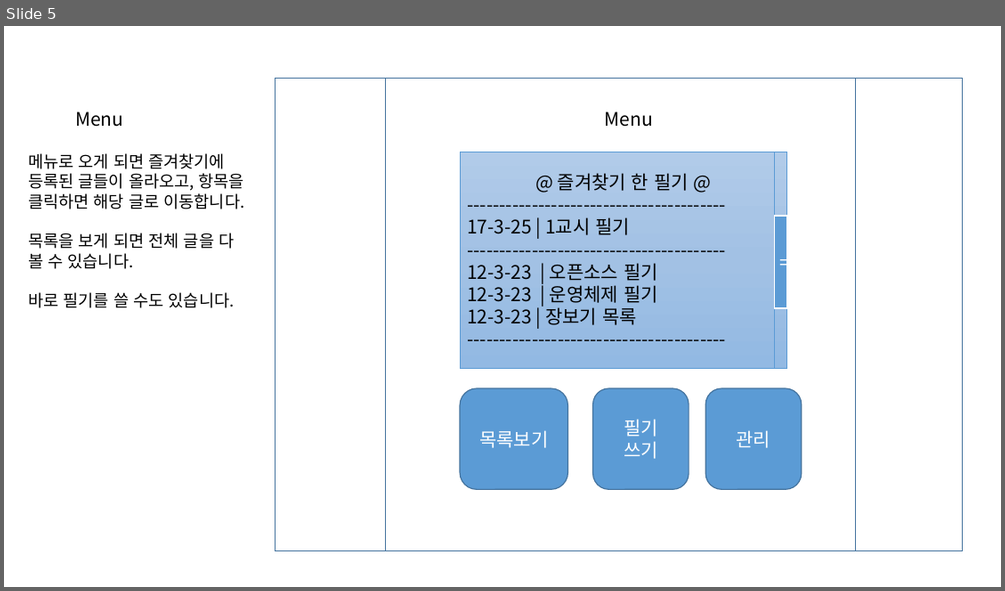
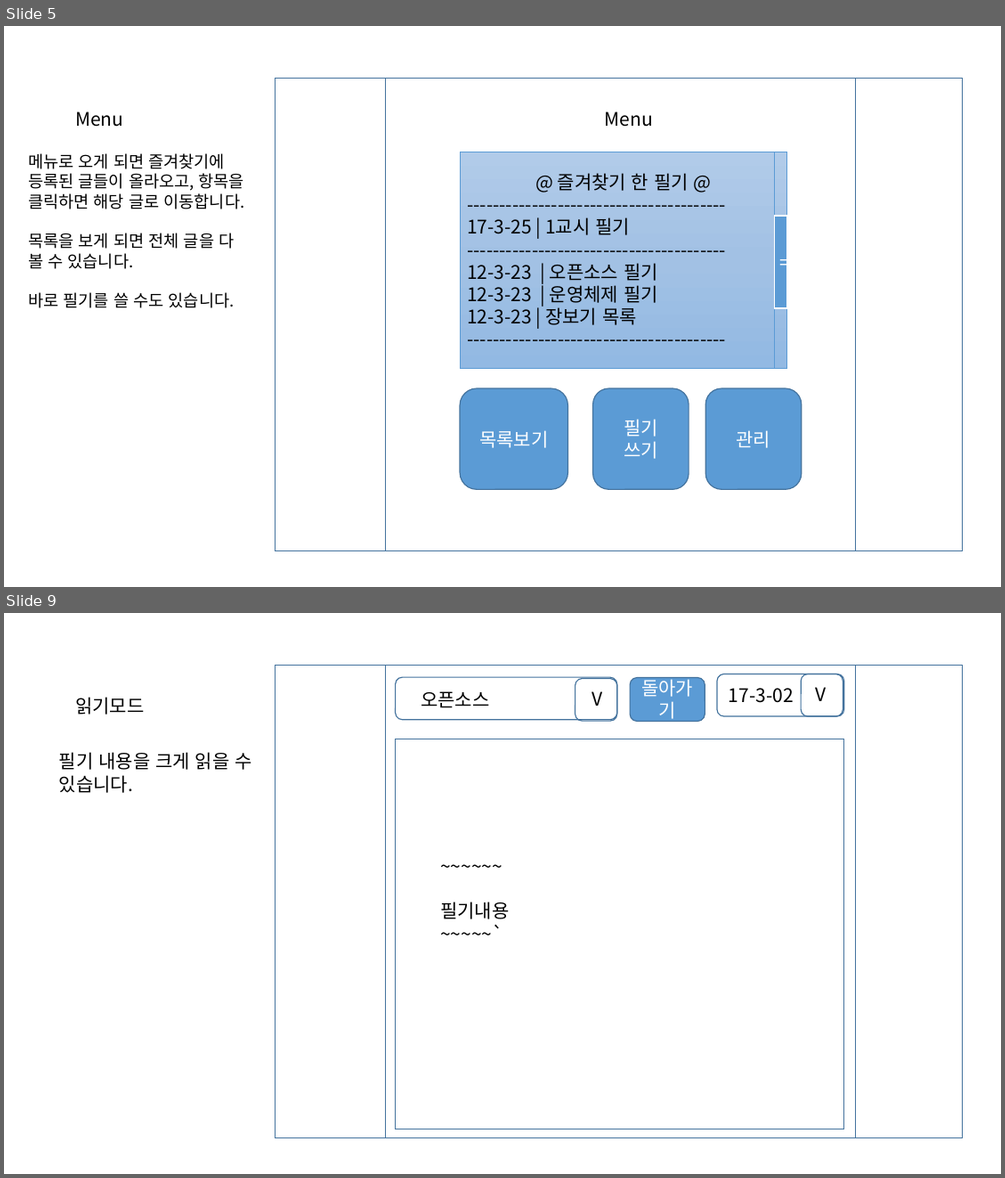
Before and after one commit to masima305/opensourceClass, a slide deck: project#1/메모장 기획.pptx. Shown one above the other, each under a label of ours: slide 5 before the commit, slides 5 and 9 after it; the slides between them are not shown. The pictures are 1005x591 and 1005x1178 pixels, drawn with LibreOffice and Linux fonts; fonts in the diff are those of the drawing. Boxes give left, top, right and bottom in pixels: in the first picture for what was removed or moved away, otherwise in the second. Text is boxed around its words. In the diff, an @@ line names an element or a change of style, - is before the commit and + after.

```diff
--- a/project#1/메모장 기획.pptx
+++ b/project#1/메모장 기획.pptx
@@ slide 9 added at (4,613,1001,1174), background #FFFFFF @@
@@ rectangle added at (275,666,963,1137), outline #43739E 1 pt @@
@@ rectangle added at (386,666,855,1137), outline #43739E 1 pt @@
@@ rounded rectangle added at (395,677,617,720), outline #43739E 1 pt @@
@@ text added at (421,691,489,708), 18 pt, text #000000 @@
+오픈소스
@@ rounded rectangle added at (575,679,617,722), outline #43739E 1 pt @@
@@ text added at (592,691,603,706), 18 pt, text #000000 @@
+V
@@ rounded rectangle added at (630,677,704,721), fill #5B9BD5, outline #43739E 1 pt, 18 pt, text #FFFFFF @@
+돌아가기
@@ rounded rectangle added at (718,674,844,717), outline #43739E 1 pt @@
@@ text added at (728,688,793,703), 18 pt, text #000000 @@
+17-3-02
@@ rounded rectangle added at (801,674,843,717), outline #43739E 1 pt @@
@@ text added at (816,687,826,701), 18 pt, text #000000 @@
+V
@@ text added at (75,697,144,714), 18 pt, text #000000 @@
+읽기모드
@@ rectangle added at (395,739,844,1130), outline #43739E 1 pt @@
@@ text added at (59,752,251,793), 18 pt, text #000000 @@
+필기 내용을 크게 읽을 수 있습니다.
@@ text added at (440,901,509,919), 18 pt, text #000000 @@
+~~~~~~
+필기내용
+~~~~~`
```
Also in this commit, not shown: 7 slides changed, 1 other slide added.
